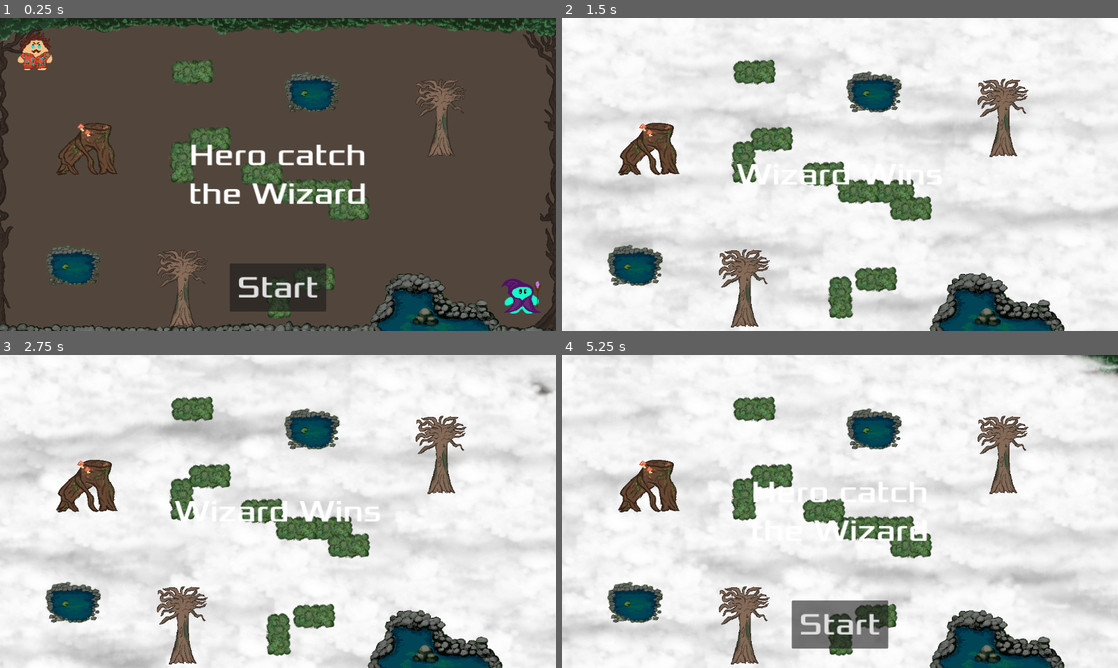
Above: before the commit, frames 1-4 (two rows, left to right).
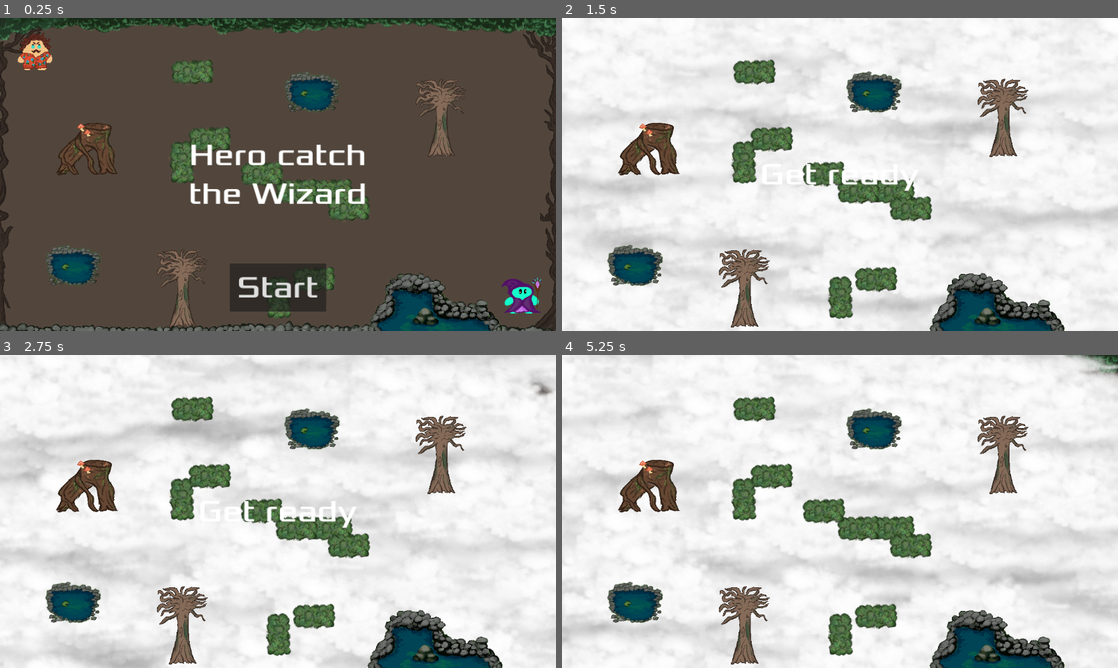
Above: after the commit, the same moments.

Repository: Robb-Fr/orbital-game-jam-6
Game: Godot game, scene res://scenes/main.tscn
The game is run twice, just before and just after one commit, with the same random seed, the same clock (stepped at 60 frames per second) and the same inputs. Sound files missing from this copy of the repository are replaced by a short silence.
Inputs:
- Up to frame 1 (0.25 s): no input
- Up to frame 2 (1.5 s): click "Start" at 0.5 s; hold D (left_move_right) from 1.28 s (still down)
- Up to frame 3 (2.75 s): release D (left_move_right) at 2.03 s; hold S (left_move_down) from 2.03 s (still down)
- Up to frame 4 (5.25 s): release S (left_move_down) at 2.78 s; hold D (left_move_right) 2.78-3.53 s; hold W (left_move_up) 3.53-4.28 s; hold S (left_move_down) from 4.28 s (still down)

The runs differ from the first frame. In frame 1, less than 0.1% of the frame differs, in the area x 92-98%, y 82-95%; in frame 2, 0.5%; in frame 3, 0.7%; in frame 4, 3.3%, in the area x 34-66%, y 40-94%.

Commit message:
corrects some scenes

Diff:
--- a/scenes/log.tscn
+++ b/scenes/log.tscn
@@ -52,7 +52,7 @@
 [node name="AnimatedSprite2D" type="AnimatedSprite2D" parent="."]
 sprite_frames = SubResource("SpriteFrames_qpcke")
 animation = &"visible"
-frame_progress = 0.0416638
+frame_progress = 0.187712
 
 [node name="CollisionShape2D" type="CollisionShape2D" parent="."]
 position = Vector2(-2, 2.5)
--- a/scenes/main.gd
+++ b/scenes/main.gd
@@ -32,9 +32,9 @@
 		$FlashTimer.start()
 	print("dark timer timeout")
 
-func _on_music_finished():
+func _on_music_curse_ended():
 	$FlashTimer.stop()
-	$DarkTimer.stop()
+	await $DarkTimer.stop()
 
 	$Hero.can_move = false
 	$Wizard.can_move = false
--- a/scenes/main.tscn
+++ b/scenes/main.tscn
@@ -127,7 +127,7 @@
 [node name="HeroStartPosition" type="Marker2D" parent="."]
 position = Vector2(72, 72)
 
-[connection signal="finished" from="Music" to="." method="_on_music_finished"]
+[connection signal="curse_ended" from="Music" to="." method="_on_music_curse_ended"]
 [connection signal="timeout" from="FlashTimer" to="." method="_on_flash_timer_timeout"]
 [connection signal="timeout" from="FlashTimer" to="CloudManager" method="_on_flash_timer_timeout"]
 [connection signal="timeout" from="DarkTimer" to="." method="_on_dark_timer_timeout"]
--- a/scenes/player.tscn
+++ b/scenes/player.tscn
@@ -1,12 +1,14 @@
-[gd_scene load_steps=10 format=3 uid="uid://onl7ofsree7u"]
+[gd_scene load_steps=12 format=3 uid="uid://onl7ofsree7u"]
 
 [ext_resource type="Script" path="res://scenes/player.gd" id="1_tnbpa"]
 [ext_resource type="Texture2D" uid="uid://c085c3dae7n2f" path="res://art/hero-1.png" id="2_bjb7y"]
 [ext_resource type="Texture2D" uid="uid://vgaf70kr4nsv" path="res://art/hero-2.png" id="3_pb5dk"]
-[ext_resource type="Texture2D" uid="uid://b8yj3e7ic4135" path="res://art/wizard_1.png" id="3_u2y64"]
 [ext_resource type="Texture2D" uid="uid://dnu0660s0u6ui" path="res://art/hero-3.png" id="4_iptm8"]
 [ext_resource type="Texture2D" uid="uid://by5wlqu5nxhrn" path="res://art/hero-4.png" id="5_brj56"]
 [ext_resource type="Texture2D" uid="uid://3tsq7nwatcik" path="res://art/hero-5.png" id="6_poo5p"]
+[ext_resource type="Texture2D" uid="uid://c8nw4rgrvg8lc" path="res://art/Untitled_Artwork-1.png" id="7_s0mkm"]
+[ext_resource type="Texture2D" uid="uid://cnvf42had1cso" path="res://art/Untitled_Artwork-2.png" id="8_0g4md"]
+[ext_resource type="Texture2D" uid="uid://cfae0mqdf7x74" path="res://art/Untitled_Artwork-3.png" id="9_gggma"]
 
 [sub_resource type="SpriteFrames" id="SpriteFrames_8vxwe"]
 animations = [{
@@ -32,11 +34,17 @@
 }, {
 "frames": [{
 "duration": 1.0,
-"texture": ExtResource("3_u2y64")
+"texture": ExtResource("7_s0mkm")
+}, {
+"duration": 1.0,
+"texture": ExtResource("8_0g4md")
+}, {
+"duration": 1.0,
+"texture": ExtResource("9_gggma")
 }],
 "loop": true,
 "name": &"wizard",
-"speed": 7.0
+"speed": 6.0
 }]
 
 [sub_resource type="RectangleShape2D" id="RectangleShape2D_unenh"]
@@ -49,8 +57,8 @@
 position = Vector2(0, -7)
 scale = Vector2(1.16976, 1.21332)
 sprite_frames = SubResource("SpriteFrames_8vxwe")
-animation = &"hero"
-frame_progress = 0.292824
+animation = &"wizard"
+frame_progress = 0.599976
 
 [node name="CollisionShape2D" type="CollisionShape2D" parent="."]
 shape = SubResource("RectangleShape2D_unenh")
--- a/sound/music.gd
+++ b/sound/music.gd
@@ -2,6 +2,7 @@
 
 var game_music = load("res://sound/music_game_wizard_hero.wav")
 var menu_music = load("res://sound/music_menu.wav")
+signal curse_ended
 
 var on_menu = true
 
@@ -12,8 +13,6 @@
 	stream = menu_music
 	play()
 
-
-
 func play_song() -> void:
 	stream = game_music
 	play()
@@ -22,3 +21,6 @@
 func _on_finished():
 	if stream == menu_music:
 		play()
+	else:
+		print("curse ended")
+		curse_ended.emit()
Binary file added: art/Untitled_Artwork-1.png
Not shown, changed: art/Untitled_Artwork-1.png.import
Binary file added: art/Untitled_Artwork-2.png
Not shown, added: art/Untitled_Artwork-2.png.import
Binary file added: art/Untitled_Artwork-3.png
Not shown, added: art/Untitled_Artwork-3.png.import
Binary file removed: art/wizard_1.png
